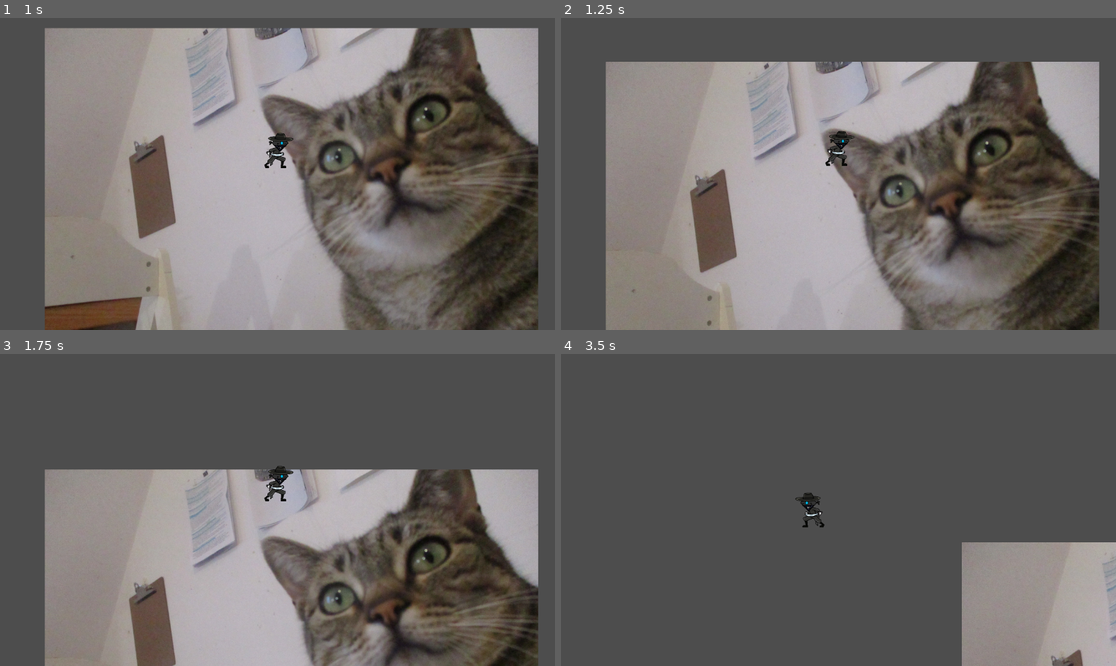
Above: before the commit, frames 1-4 (two rows, left to right).
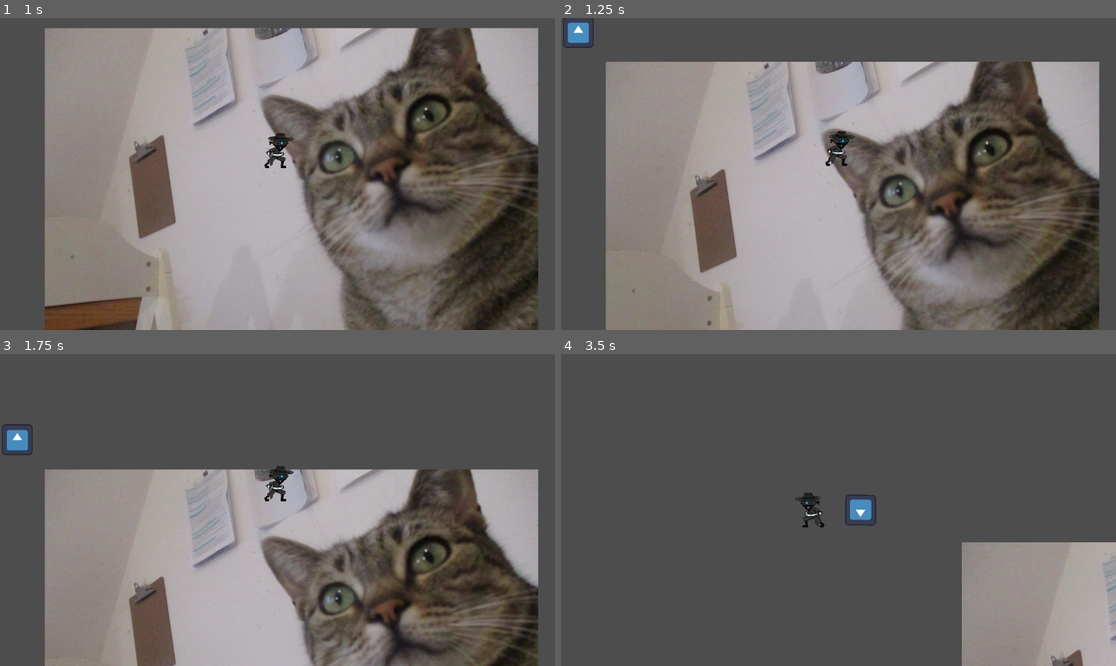
Above: after the commit, the same moments.

Repository: t0qen/gamejam-baudo
Game: Godot game, scene res://scenes/main.tscn
Same seed, same stepped clock (60 frames per second), same inputs: the game is played once before the commit and once after it. The engine's default icon, where the game draws it, is replaced by a stand-in: a white triangle on a blue panel in a dark square.
Inputs:
- Up to frame 1 (1 s): tap Enter at 0.5 s; hold W (move_up) from 0.53 s (still down); tap E (attack) at 0.6 s
- Up to frame 2 (1.25 s): keep holding W (move_up)
- Up to frame 3 (1.75 s): keep holding W (move_up); tap E (attack) at 1.35 s
- Up to frame 4 (3.5 s): release W (move_up) at 2.03 s; hold A (move_left) from 2.03 s (still down); tap Space (dash) at 2.1 s; tap E (attack) at 2.3, 2.85 s

Frame 1 is identical in both runs. In frame 2, 0.3% of the frame differs, in the area x 0-6%, y 0-10%; in frame 3, 0.3%; in frame 4, 0.4%, in the area x 51-57%, y 44-56%.

Commit message:
Added my enemy 1  which can follow player

Diff:
--- /dev/null
+++ b/scenes/enemies/enemy_1.tscn
@@ -0,0 +1,45 @@
+[gd_scene load_steps=6 format=3 uid="uid://dhpvxpw0ne1pu"]
+
+[ext_resource type="Texture2D" uid="uid://bnub53glj5dr7" path="res://icon.svg" id="1_db084"]
+[ext_resource type="Script" uid="uid://cuu8fgrceb8mf" path="res://scripts/enemy_1.gd" id="1_lsxte"]
+
+[sub_resource type="CircleShape2D" id="CircleShape2D_jv4hc"]
+radius = 779.434
+
+[sub_resource type="CircleShape2D" id="CircleShape2D_j430y"]
+radius = 172.29
+
+[sub_resource type="CapsuleShape2D" id="CapsuleShape2D_lsxte"]
+radius = 56.0
+height = 118.0
+
+[node name="enemy_1" type="CharacterBody2D"]
+collision_layer = 2
+collision_mask = 0
+motion_mode = 1
+script = ExtResource("1_lsxte")
+BASE_SPEED = 700
+
+[node name="player_detection" type="Area2D" parent="."]
+
+[node name="shape" type="CollisionShape2D" parent="player_detection"]
+shape = SubResource("CircleShape2D_jv4hc")
+debug_color = Color(0.30044, 0.605689, 0.477131, 0.42)
+
+[node name="attack_range" type="Area2D" parent="."]
+
+[node name="shape" type="CollisionShape2D" parent="attack_range"]
+shape = SubResource("CircleShape2D_j430y")
+debug_color = Color(0.433764, 0.469862, 0.964986, 0.42)
+
+[node name="sprite" type="Sprite2D" parent="."]
+texture = ExtResource("1_db084")
+
+[node name="hitbox" type="CollisionShape2D" parent="."]
+shape = SubResource("CapsuleShape2D_lsxte")
+debug_color = Color(0.734994, 0.256135, 0.965533, 0.42)
+
+[connection signal="body_entered" from="player_detection" to="." method="_on_player_detection_body_entered"]
+[connection signal="body_exited" from="player_detection" to="." method="_on_player_detection_body_exited"]
+[connection signal="body_entered" from="attack_range" to="." method="_on_attack_range_body_entered"]
+[connection signal="body_exited" from="attack_range" to="." method="_on_attack_range_body_exited"]
--- a/scenes/main.tscn
+++ b/scenes/main.tscn
@@ -1,7 +1,8 @@
-[gd_scene load_steps=3 format=3 uid="uid://df114ghcpwggy"]
+[gd_scene load_steps=4 format=3 uid="uid://df114ghcpwggy"]
 
 [ext_resource type="Texture2D" uid="uid://feg7m1jikrgw" path="res://assets/backgrounds/IMG_4186.JPG" id="1_0wfyh"]
 [ext_resource type="PackedScene" uid="uid://cl71r21okvrwm" path="res://scenes/player_t0qen.tscn" id="1_o5qli"]
+[ext_resource type="PackedScene" uid="uid://dhpvxpw0ne1pu" path="res://scenes/enemies/enemy_1.tscn" id="3_sugp2"]
 
 [node name="main" type="Node2D"]
 
@@ -9,5 +10,9 @@
 position = Vector2(116, 22)
 texture = ExtResource("1_0wfyh")
 
+[node name="enemy_1" parent="." node_paths=PackedStringArray("player") instance=ExtResource("3_sugp2")]
+position = Vector2(-1022, -869)
+player = NodePath("../player")
+
 [node name="player" parent="." instance=ExtResource("1_o5qli")]
 position = Vector2(58, 18)
--- /dev/null
+++ b/scripts/enemy_1.gd
@@ -0,0 +1,46 @@
+extends CharacterBody2D
+
+@export var player : CharacterBody2D # store player from main scene
+var player_position : Vector2
+var move_toward_player : bool = false
+@export var BASE_SPEED : int = 500
+var current_speed : int = BASE_SPEED
+
+# /* FUNCTION */
+
+# MAIN
+func _process(delta: float) -> void:
+	pass
+
+func _physics_process(delta: float) -> void:
+	if move_toward_player:
+		print("MOVE TOWARD PLAYER")
+		player_position = player.global_position
+		look_at(player_position)
+		var direction : Vector2 = (player.position - position).normalized()
+		velocity = direction * current_speed
+	else:
+		velocity = Vector2.ZERO
+	move_and_slide()
+
+# SUB
+
+# SIGNALS
+
+# If player enter in player detection area the enemy starts move toward him
+
+func _on_player_detection_body_entered(body: Node2D) -> void:
+	move_toward_player = true
+	print("TRUE")
+
+func _on_player_detection_body_exited(body: Node2D) -> void:
+	move_toward_player = false
+	print("FALSE")
+
+# If player enter in attack range, enemy will stop and attack player
+
+func _on_attack_range_body_entered(body: Node2D) -> void:
+	current_speed = 0
+
+func _on_attack_range_body_exited(body: Node2D) -> void:
+	current_speed = BASE_SPEED
Not shown, added: scripts/enemy_1.gd.uid
